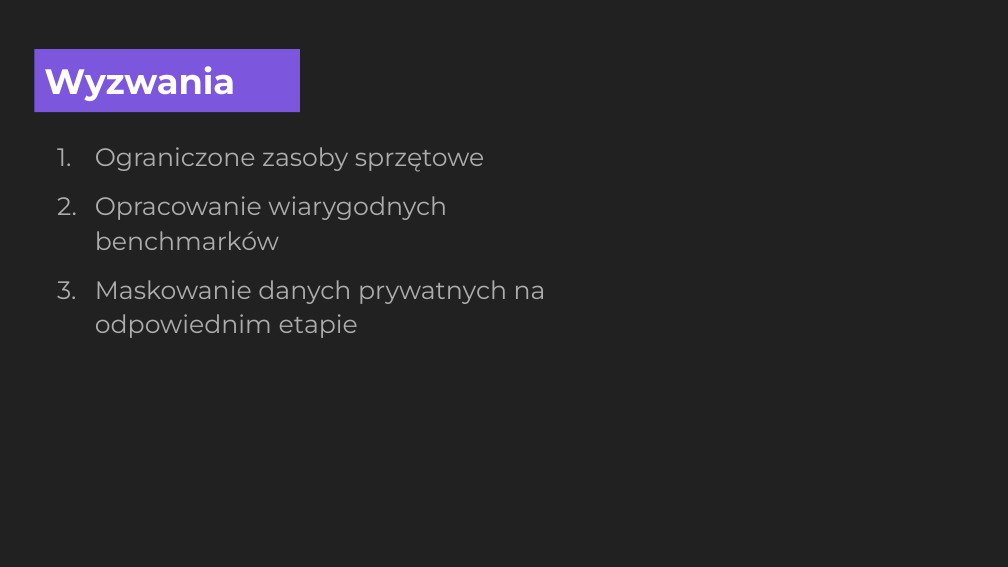
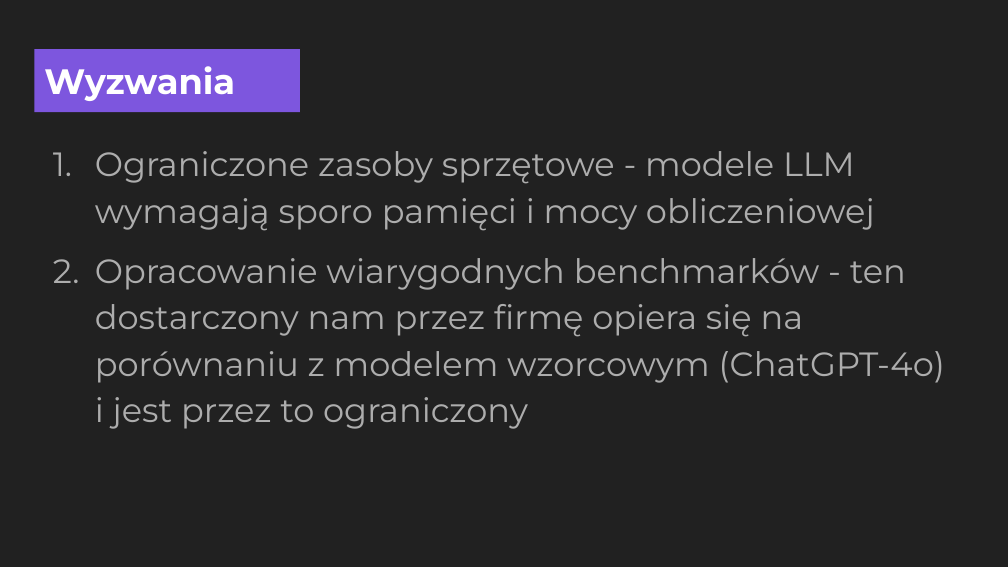
Before and after one commit to ZPP-MURMURAS/ZPP_Murmuras, a slide deck: slide 5 of docs/presentation.pptx. Drawn at 1008x567 pixels with LibreOffice and Linux fonts; fonts in the diff are those of the drawing. Boxes give left, top, right and bottom in pixels: in the first picture for what was removed or moved away, otherwise in the second. Text is boxed around its words. In the diff, an @@ line names an element or a change of style, - is before the commit and + after.

```diff
--- a/docs/presentation.pptx
+++ b/docs/presentation.pptx
@@ text at box(95, 151, 945, 429): text changed; size 18 to 24 pt @@
-1. Ograniczone zasoby sprzętowe
-2. Opracowanie wiarygodnych benchmarków
-3. Maskowanie danych prywatnych na odpowiednim etapie
+1. Ograniczone zasoby sprzętowe - modele LLM wymagają sporo pamięci i mocy obliczeniowej
+2. Opracowanie wiarygodnych benchmarków - ten dostarczony nam przez firmę opiera się na porównaniu z modelem wzorcowym (ChatGPT-4o) i jest przez to ograniczony
```
Also in this commit, not shown: 3 other slides changed, 1 other file.
